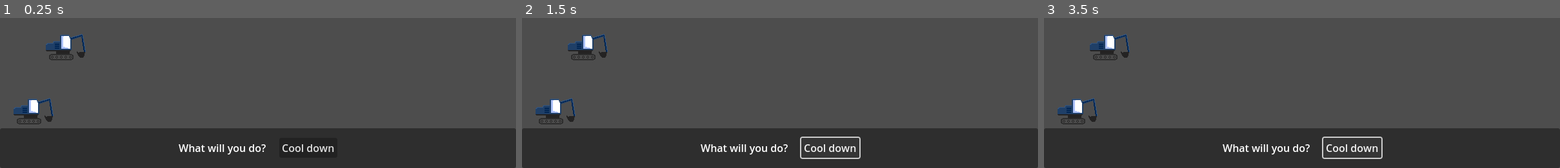
Above: before the commit, frames 1-3 (left to right).
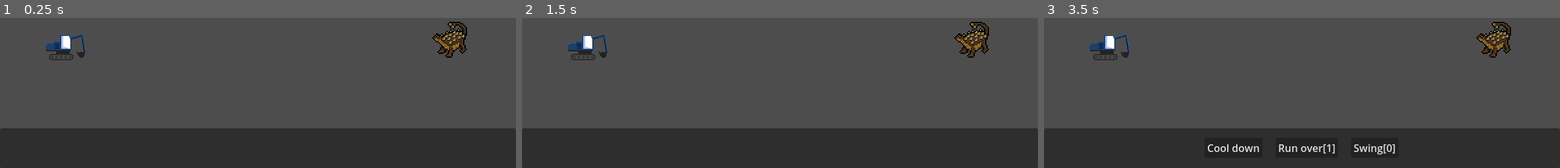
Above: after the commit, the same moments.

Repository: johnreybacal/site-clearance
Game: Godot game, scene res://scenes/game.tscn
The game is run twice, just before and just after one commit, with the same random seed, the same clock (stepped at 60 frames per second) and the same inputs.
Inputs (mouse positions are in pixels of both pictures, inside the frame that each line leads up to):
- Up to frame 1 (0.25 s): no input
- Up to frame 2 (1.5 s): click (831, 148) at 0.5 s, where only the run before the commit has a clickable "Cool down"; click "Cool down" (after the commit: "Run over[1]") at 1.25 s
- Up to frame 3 (3.5 s): click (1353, 148) at 2 s, where only the run before the commit has a clickable "Cool down"; tap Enter at 2.75 s

The runs differ from the first frame. In frame 1, 2.2% of the frame differs, in the area x 2-91%, y 2-92%; in frame 2, 2.5%; in frame 3, 2.9%, in the area x 2-91%, y 2-95%.

Commit message:
add enemy

Diff:
--- /dev/null
+++ b/scenes/enemy.tscn
@@ -0,0 +1,13 @@
+[gd_scene load_steps=3 format=3 uid="uid://dtrefy2u0aq53"]
+
+[ext_resource type="Script" uid="uid://mu6pa8fl4ivp" path="res://scripts/enemy.gd" id="1_md0e3"]
+[ext_resource type="Texture2D" uid="uid://buiciodsugsqg" path="res://assets/sprites/enemies/swish_anky.png" id="2_4ra3w"]
+
+[node name="Enemy" type="Node2D"]
+script = ExtResource("1_md0e3")
+speed = 60
+
+[node name="Sprite2D" type="Sprite2D" parent="."]
+texture_filter = 1
+scale = Vector2(2, 2)
+texture = ExtResource("2_4ra3w")
--- a/scenes/game.tscn
+++ b/scenes/game.tscn
@@ -1,8 +1,9 @@
-[gd_scene load_steps=4 format=3 uid="uid://b172hsvrevany"]
+[gd_scene load_steps=5 format=3 uid="uid://b172hsvrevany"]
 
 [ext_resource type="PackedScene" uid="uid://bo5gubxdgbov4" path="res://scenes/hud.tscn" id="1_uwrxv"]
 [ext_resource type="Script" uid="uid://clgpxii3lq84v" path="res://scripts/game_manager.gd" id="2_yqjtg"]
 [ext_resource type="PackedScene" uid="uid://bpxwqemfvxrnj" path="res://scenes/trucks/excavator.tscn" id="3_lnu2h"]
+[ext_resource type="PackedScene" uid="uid://dtrefy2u0aq53" path="res://scenes/enemy.tscn" id="4_lbhrr"]
 
 [node name="Node" type="Node"]
 
@@ -13,6 +14,7 @@
 [node name="GameManager" type="Node2D" parent="." node_paths=PackedStringArray("hud")]
 script = ExtResource("2_yqjtg")
 hud = NodePath("../CanvasLayer/HUD")
-trucks = Array[PackedScene]([ExtResource("3_lnu2h")])
+truck_scenes = Array[PackedScene]([ExtResource("3_lnu2h")])
+enemy_scene = ExtResource("4_lbhrr")
 
 [node name="Camera2D" type="Camera2D" parent="."]
--- a/scenes/hud.tscn
+++ b/scenes/hud.tscn
@@ -37,10 +37,6 @@
 size_flags_vertical = 4
 theme_override_constants/separation = 20
 
-[node name="Label" type="Label" parent="BottomPanel/TurnDecision"]
-layout_mode = 2
-text = "What will you do?"
-
 [node name="CooldownButton" type="Button" parent="BottomPanel/TurnDecision"]
 layout_mode = 2
 text = "Cool down"
--- a/scenes/truck.tscn
+++ b/scenes/truck.tscn
@@ -1,6 +1,6 @@
 [gd_scene load_steps=5 format=3 uid="uid://c0l64k73txom8"]
 
-[ext_resource type="Texture2D" uid="uid://ctdn5c01i4msc" path="res://assets/sprites/Excavator.png" id="1_8ivgs"]
+[ext_resource type="Texture2D" uid="uid://ctdn5c01i4msc" path="res://assets/sprites/trucks/Excavator.png" id="1_8ivgs"]
 [ext_resource type="Script" uid="uid://qjboko3yokku" path="res://scripts/move.gd" id="2_hldv3"]
 [ext_resource type="Script" uid="uid://dnud481iuhnme" path="res://scripts/truck.gd" id="2_w5yki"]
 [ext_resource type="Resource" uid="uid://dtiqaxlx7y7on" path="res://scripts/moves/trucks/run_over.tres" id="3_bh7du"]
--- a/scenes/trucks/excavator.tscn
+++ b/scenes/trucks/excavator.tscn
@@ -3,15 +3,13 @@
 [ext_resource type="Script" uid="uid://dnud481iuhnme" path="res://scripts/truck.gd" id="1_a4wfb"]
 [ext_resource type="Script" uid="uid://qjboko3yokku" path="res://scripts/move.gd" id="2_fy0fe"]
 [ext_resource type="Resource" uid="uid://dtiqaxlx7y7on" path="res://scripts/moves/trucks/run_over.tres" id="3_papol"]
-[ext_resource type="Texture2D" uid="uid://ctdn5c01i4msc" path="res://assets/sprites/Excavator.png" id="4_0ds2t"]
+[ext_resource type="Texture2D" uid="uid://ctdn5c01i4msc" path="res://assets/sprites/trucks/Excavator.png" id="4_0ds2t"]
 
 [sub_resource type="Resource" id="Resource_a4wfb"]
 script = ExtResource("2_fy0fe")
 title = "Swing"
 description = "Swing arm to hit all enemies"
 target_type = 1
-damage = 0.5
-heat_cost = 3.0
 metadata/_custom_type_script = "uid://qjboko3yokku"
 
 [node name="Excavator" type="Node2D"]
--- /dev/null
+++ b/scripts/enemy.gd
@@ -0,0 +1,2 @@
+extends Fighter
+class_name Enemy
--- a/scripts/fighter.gd
+++ b/scripts/fighter.gd
@@ -1,9 +1,9 @@
 extends Node2D
 class_name Fighter
 
-@export var max_hp: float = 10
+@export var max_hp: int = 10
 @export var speed: int = 75
-var hp: float
+var hp: int
 
 var move_index: int = 0
 
@@ -12,7 +12,7 @@
 func _ready():
     hp = max_hp
 
-func take_damage(damage: float):
+func take_damage(damage: int):
     hp -= damage
     if hp <= 0:
         died.emit()
--- a/scripts/game_manager.gd
+++ b/scripts/game_manager.gd
@@ -11,22 +11,28 @@
 var move_index: int = 0
 const MAX_SPEED = 100
 
-@export var trucks: Array[PackedScene]
+@export var truck_scenes: Array[PackedScene]
+@export var enemy_scene: PackedScene
+
 var fighters: Array[Fighter] = []
 var turn_fighters: Array[Fighter] = []
+var current_fighter_index: int
+var current_fighter: Fighter
+var is_next_turn: bool = false
+
 var is_player_turn: bool = false
 
 func _ready() -> void:
-    for truck in trucks:
-        var new_truck: Truck = truck.instantiate()
-        new_truck.position = Vector2(-300, 0)
-        add_child.call_deferred(new_truck)
-        fighters.append(new_truck)
-        new_truck = truck.instantiate()
-        new_truck.position = Vector2(-350, 100)
-        new_truck.speed = 66
-        add_child.call_deferred(new_truck)
-        fighters.append(new_truck)
+    for truck_scene in truck_scenes:
+        var truck: Truck = truck_scene.instantiate()
+        truck.position = Vector2(-300, 0)
+        add_child.call_deferred(truck)
+        fighters.append(truck)
+
+    var enemy: Enemy = enemy_scene.instantiate()
+    enemy.position = Vector2(300, 0)
+    add_child.call_deferred(enemy)
+    fighters.append(enemy)
 
     for fighter in fighters:
         set_next_move_index(fighter)
@@ -35,6 +41,7 @@
 
 func on_next():
     is_ticking = true
+    hud.hide_moves()
 
 
 func _process(delta: float) -> void:
@@ -44,7 +51,12 @@
             tick_interval = TICK_INTERVAL
             tick += 1
             on_tick()
-
+    if is_next_turn:
+        current_fighter = turn_fighters[current_fighter_index]
+        if current_fighter_index < len(turn_fighters):
+            current_fighter_index += 1
+        is_next_turn = false
+        on_fighter_turn()
 
 func on_tick():
     print("tick: ", tick)
@@ -58,7 +70,16 @@
     for fighter in turn_fighters:
         set_next_move_index(fighter)
 
+    current_fighter_index = 0
+    is_next_turn = true
     is_ticking = false
+
+func on_fighter_turn():
+    print("FIGHTER: ", current_fighter)
+    if current_fighter is Truck:
+        hud.show_moves(current_fighter.moves)
+    else:
+        on_next()
 
 
 func set_next_move_index(fighter: Fighter):
--- a/scripts/hud.gd
+++ b/scripts/hud.gd
@@ -5,5 +5,28 @@
 
 signal temp_next()
 
+const MOVE_BUTTON_GROUP = "custom_move_button"
+
+func _ready():
+    turn_decision.visible = false
+
 func _on_cooldown_button_pressed() -> void:
     temp_next.emit()
+
+func hide_moves():
+    turn_decision.visible = false
+
+func show_moves(moves: Array[Move]):
+    var move_buttons = get_tree().get_nodes_in_group(MOVE_BUTTON_GROUP)
+    for move_button in move_buttons:
+        move_button.queue_free.call_deferred()
+
+    turn_decision.visible = true
+
+    for move in moves:
+        var move_button = Button.new()
+        move_button.text = move.title + "[" + str(move.heat_cost) + "]"
+        move_button.tooltip_text = move.description
+        move_button.add_to_group(MOVE_BUTTON_GROUP)
+        move_button.pressed.connect(_on_cooldown_button_pressed)
+        turn_decision.add_child.call_deferred(move_button)
--- a/scripts/move.gd
+++ b/scripts/move.gd
@@ -14,7 +14,7 @@
 @export var move_type: MoveType
 @export var target_type: TargetType
 
-@export var damage: float
-@export var self_damage: float
+@export var damage: int
+@export var self_damage: int
 
-@export var heat_cost: float
+@export var heat_cost: int
Binary file added: assets/sprites/enemies/swish_anky.png
Not shown, changed: assets/sprites/enemies/swish_anky.png.import
Renamed: assets/sprites/Crane.png -> assets/sprites/trucks/Crane.png
Not shown, changed: assets/sprites/trucks/Crane.png.import
Renamed: assets/sprites/Excavator.png -> assets/sprites/trucks/Excavator.png
Not shown, changed: assets/sprites/trucks/Excavator.png.import
Renamed: assets/sprites/Hydraulic.png -> assets/sprites/trucks/Hydraulic.png
Not shown, changed: assets/sprites/trucks/Hydraulic.png.import
Renamed: assets/sprites/Mixer.png -> assets/sprites/trucks/Mixer.png
Not shown, added: assets/sprites/trucks/Mixer.png.import
Renamed: assets/sprites/Road Roller.png -> assets/sprites/trucks/Road Roller.png
Not shown, changed: assets/sprites/trucks/Road Roller.png.import
(and 5 more such lines)
